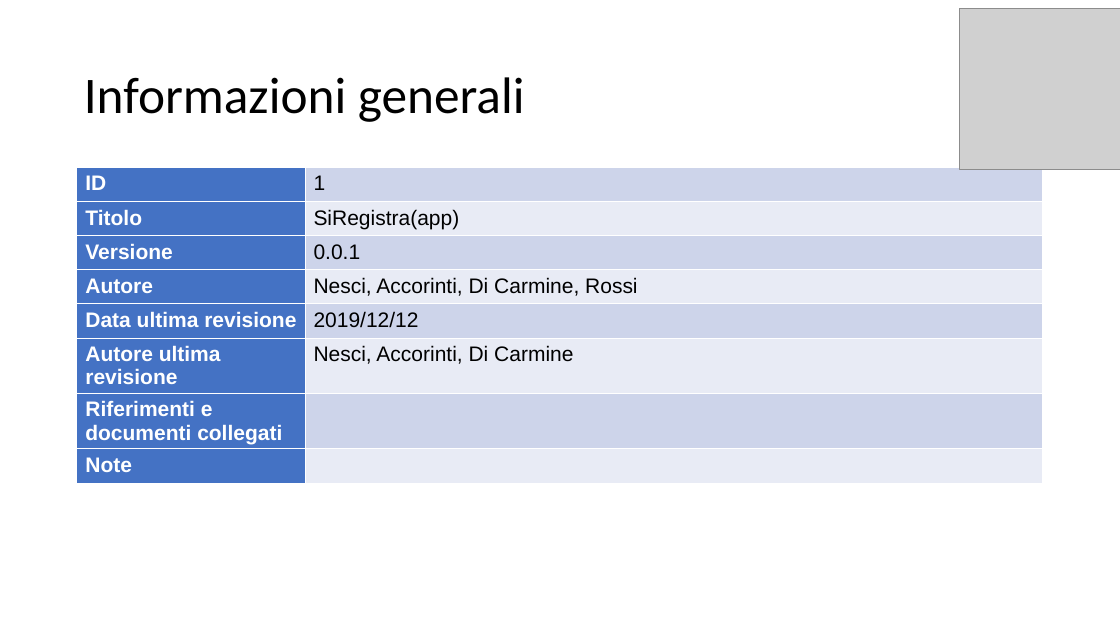
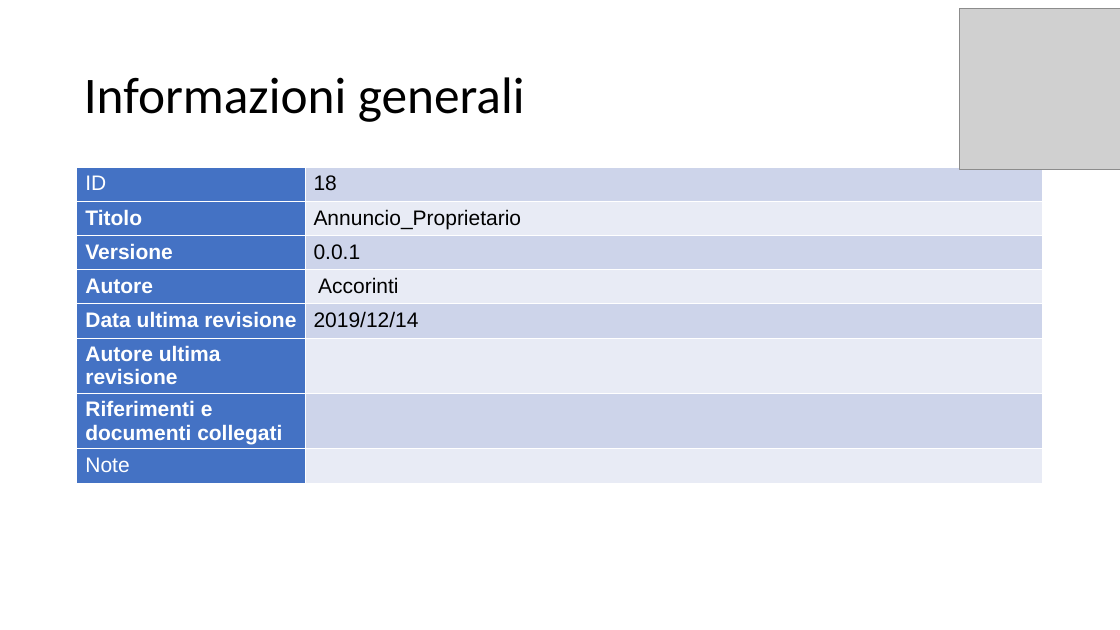
Before and after one commit to itsar19-20/pet, a slide deck: slide 2 of docs/useCaseTemplate/UseCase 18_Annuncio_Proprietrio.pptx. Drawn at 1120x630 pixels with LibreOffice and Linux fonts; fonts in the diff are those of the drawing; grey boxes stand for pictures. Boxes give left, top, right and bottom in pixels: in the first picture for what was removed or moved away, otherwise in the second. Text is boxed around its words. In the diff, an @@ line names an element or a change of style, - is before the commit and + after.

```diff
--- a/docs/useCaseTemplate/UseCase 18_Annuncio_Proprietrio.pptx
+++ b/docs/useCaseTemplate/UseCase 18_Annuncio_Proprietrio.pptx
@@ table at [77, 168, 1044, 476] @@
-row 1, column 2: 1
+row 1, column 2: 18
-row 2, column 2: SiRegistra(app)
+row 2, column 2: Annuncio_Proprietario
-row 4, column 2: Nesci, Accorinti, Di Carmine, Rossi
+row 4, column 2: Accorinti
-row 5, column 2: 2019/12/12
+row 5, column 2: 2019/12/14
-row 6, column 2: Nesci, Accorinti, Di Carmine
+row 6, column 2: 
```
Also in this commit, not shown: 2 other slides changed, 5 other files.
